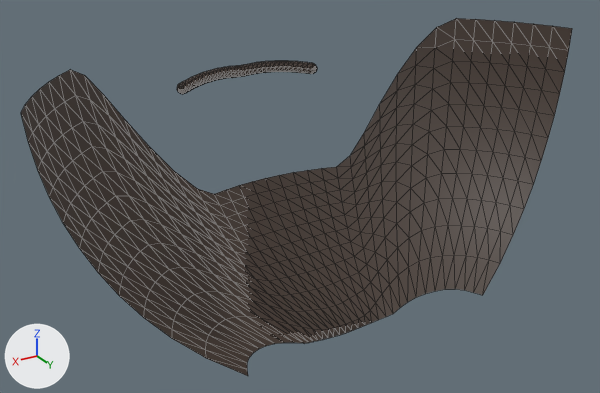
The glTF model Art/Characters/SK_Face_Stubble.glb, before and after one commit.
Both versions are drawn from a 50 mm camera at (0.388, 0.465, 1.673) aimed at (0.004, -0.175, 1.353). Every picture has the same lights, and +X, +Y and +Z are marked at lower left. The older version comes first. Mesh edges are drawn as thin lines.

Objects in the first picture: 'SK_Face_Stubble'.
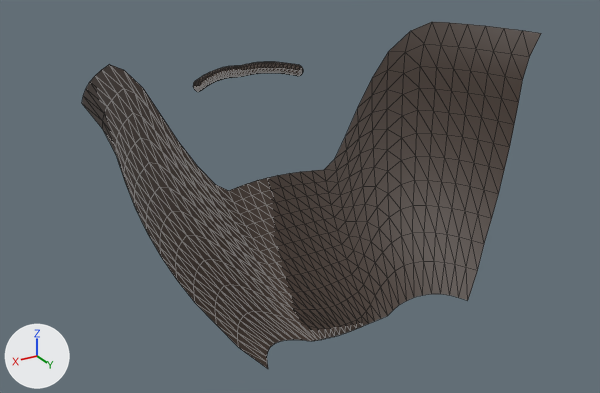
The newer file adds a shape key; the second version is drawn at full value of the shape key 'Face_Thin' of 'SK_Face_Stubble', and the change is written as the vertex moves it makes.

Location of each change, (x1, y1, x2, y2) in pixels of the pictures (600 x 393 px; the box of a moved part takes in the faces that stretch with it):
'SK_Face_Stubble', reshaped (17% narrower)
    before: (21, 18, 572, 376)
    after: (82, 22, 541, 368)
part 1 of me_sk_face_stubble, moved or reshaped
    before: (177, 61, 317, 94)
    after: (193, 62, 303, 92)
part 2 of me_sk_face_stubble, moved or reshaped
    before: (21, 18, 572, 376)
    after: (82, 22, 541, 368)

Patch to the scene script:
```diff
--- a/Art/Characters/SK_Face_Stubble.glb.py
+++ b/Art/Characters/SK_Face_Stubble.glb.py
@@ me_sk_face_stubble @@
 # used by ob_sk_face_stubble; location = (0.0, 0.0, 0.0)
-me_sk_face_stubble.from_pydata(...)  # 746 vertices, 1394 faces; spans x -0.27..0.27, y -0.311..-0.05, z 1.235..1.5
+me_sk_face_stubble.from_pydata(...)  # 746 vertices, 1394 faces; spans x -0.227..0.227, y -0.311..-0.05, z 1.235..1.5
+# me_sk_face_stubble part 1: the loose piece of 314 vertices spanning x -0.081..0.081, y -0.311..-0.276, z 1.44..1.456 is scaled about its middle by (0.78, 1, 1)
+# me_sk_face_stubble part 2: 428 of 746 vertices moved; they spanned x -0.27..0.27, y -0.236..-0.05, z 1.236..1.5 and now span x -0.227..0.227, y -0.236..-0.05, z 1.236..1.5; mean shift (0.0, 0.0, 0.0); largest move (0.264, -0.103, 1.457) -> (0.206, -0.103, 1.457)
 me_sk_face_stubble.materials.append(mat_m_hair)
```
